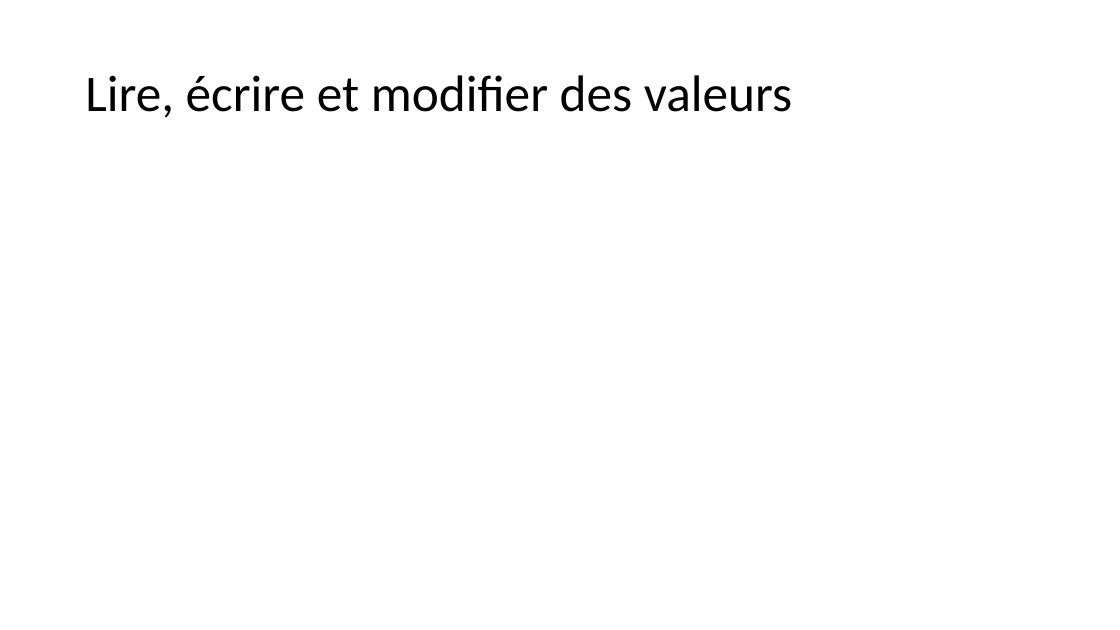
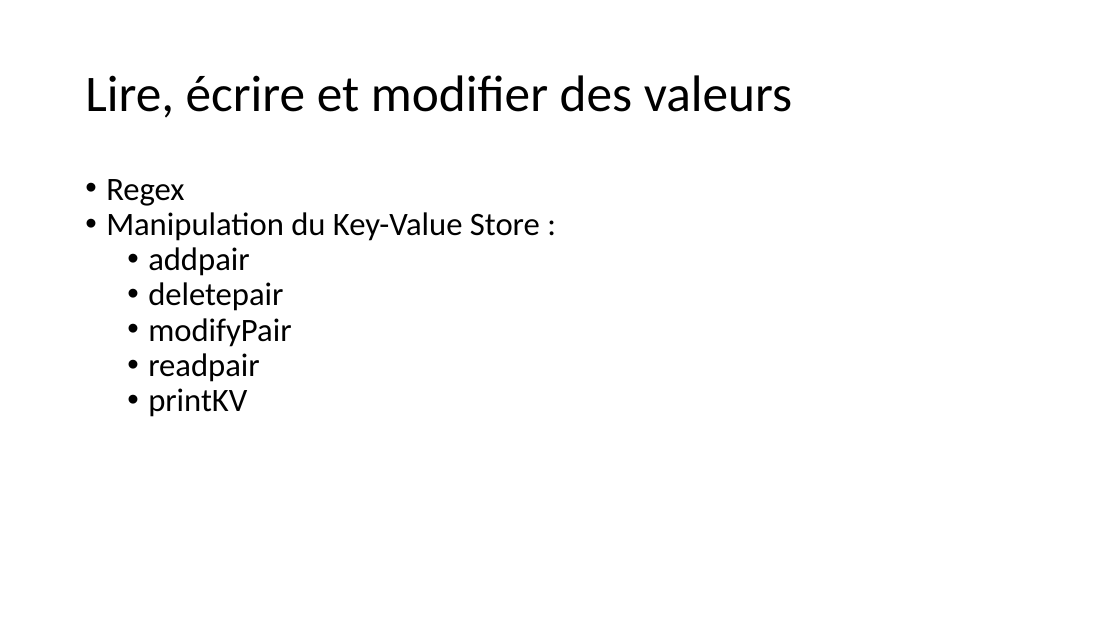
Before and after one commit to inefix/Key-Value-Store, a slide deck: slide 9 of presentation/KVS_presentation.pptx. Drawn at 1120x630 pixels with LibreOffice and Linux fonts; fonts in the diff are those of the drawing. Boxes give left, top, right and bottom in pixels: in the first picture for what was removed or moved away, otherwise in the second. Text is boxed around its words. In the diff, an @@ line names an element or a change of style, - is before the commit and + after.

```diff
--- a/presentation/KVS_presentation.pptx
+++ b/presentation/KVS_presentation.pptx
@@ text added at [106,179,540,417], 28 pt, text #000000 @@
+• Regex
+• Manipulation du Key-Value Store :
+  • addpair
+  • deletepair
+  • modifyPair
+  • readpair
+  • printKV
```
Also in this commit, not shown: 2 other slides changed.
